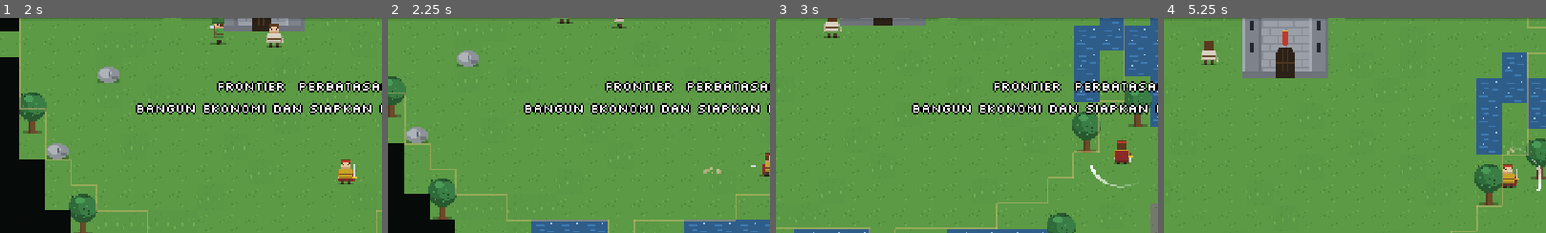
Above: before the commit, frames 1-4 (left to right).
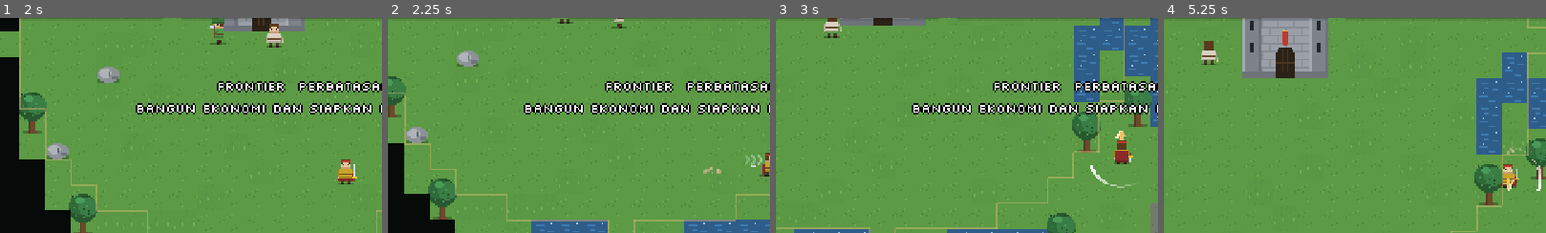
Above: after the commit, the same moments.

Repository: shimleabyte/hold-the-keep
Game: Godot game, scene res://scenes/main.tscn
Two runs of this game, one before a commit and one after it. Both use one fixed random seed, a clock stepped at 60 frames per second and the inputs below.
Inputs (mouse positions are % of the whole screen's width and height, from its top left):
- Up to frame 1 (2 s): tap Enter at 0.5 s; move the mouse to (72, 45) at 0.52 s; hold D (move_right) 0.53-1.28 s; hold F (attack) 0.53-1.28 s; click (72, 45) at 0.67 s; tap Space at 0.77, 1.52 s; move the mouse to (30, 55) at 1.27 s; hold S (move_down) from 1.28 s (still down); tap C (ability_cleave) at 1.35 s; tap F (attack) at 1.55 s
- Up to frame 2 (2.25 s): move the mouse to (60, 28) at 2.02 s; release S (move_down) at 2.03 s; hold D (move_right) from 2.03 s (still down); hold F (attack) from 2.03 s (still down); tap Q (ability_dash) at 2.1 s
- Up to frame 3 (3 s): move the mouse to (45, 70) at 2.77 s; release D (move_right) at 2.78 s; release F (attack) at 2.78 s; hold W (move_up) from 2.78 s (still down); tap V (ability_rally) at 2.85 s; click (45, 70) at 2.92 s
- Up to frame 4 (5.25 s): tap Space at 3.02, 3.77, 4.52 s; tap F (attack) at 3.05, 4.55 s; move the mouse to (80, 65) at 3.52 s; release W (move_up) at 3.53 s; hold F (attack) 3.53-4.28 s; hold A (move_left) 3.53-5.03 s; move the mouse to (20, 35) at 4.27 s; tap E (interact) at 4.35 s; move the mouse to (55, 50) at 5.02 s; hold S (move_down) from 5.03 s (still down); hold Shift (sprint) from 5.03 s (still down); click (55, 50) at 5.17 s
The pictures show only the part of the screen within x 5-55%, y 17-67%; the shares and areas given below are measured in that part.

Frame 1 is identical in both runs. In frame 2, 0.1% of the frame differs, in the area x 93-98%, y 63-69%; in frame 3, less than 0.1%; in frame 4, less than 0.1%.

Commit message:
Phase 08.6: combat anticipation and impact feedback
* Add shared transient combat visual feedback component

* Test combat anticipation impact stagger and ability cue lifetimes

* Integrate directional combat feedback into player rendering

* Integrate anticipation impact and stagger feedback into enemies

* Register combat visual feedback regression

* Document combat visual feedback regression coverage

* Run combat visual feedback regression in both Godot matrices

* Record Phase 08.6 combat visual feedback implementation

* Advance roadmap to Phase 08.6 combat visual feedback

* Record Phase 08.6 combat visual feedback implementation

* Clear cancelled player telegraphs and avoid respawn impact ghosts

* Clear enemy attack telegraphs when stagger interrupts windup

* Clear attack anticipation when player dies and respawns

Diff:
--- /dev/null
+++ b/scripts/entities/combat_visual_feedback.gd
@@ -0,0 +1,147 @@
+extends RefCounted
+## Deterministic, draw-only combat cues shared by the player and enemy actors.
+## Does not apply damage, movement, cooldowns, status effects or gameplay state.
+
+const HIT_DURATION := 0.16
+
+var windup_remaining := 0.0
+var windup_total := 0.0
+var windup_direction := Vector2.DOWN
+var windup_projectile := false
+
+var impact_remaining := 0.0
+var impact_direction := Vector2.ZERO
+var impact_strength := 1.0
+
+var stagger_remaining := 0.0
+var stagger_total := 0.0
+
+var ability_remaining := 0.0
+var ability_total := 0.0
+var ability_kind := ""
+var ability_direction := Vector2.DOWN
+
+
+func begin_windup(direction: Vector2, duration: float, projectile: bool = false) -> void:
+    windup_direction = direction.normalized() if direction.length_squared() > 0.001 else Vector2.DOWN
+    windup_total = maxf(0.06, duration)
+    windup_remaining = windup_total
+    windup_projectile = projectile
+
+
+func end_windup() -> void:
+    windup_remaining = 0.0
+    windup_total = 0.0
+    windup_projectile = false
+
+
+func register_hit(source_position: Vector2, actor_position: Vector2, strength: float = 1.0) -> void:
+    impact_direction = (source_position - actor_position).normalized() if source_position != Vector2.ZERO else Vector2.ZERO
+    impact_strength = clampf(strength, 0.5, 2.5)
+    impact_remaining = HIT_DURATION
+
+
+func register_stagger(duration: float) -> void:
+    stagger_total = maxf(stagger_total, maxf(0.0, duration))
+    stagger_remaining = maxf(stagger_remaining, maxf(0.0, duration))
+
+
+func register_ability(kind: String, direction: Vector2, duration: float = 0.32) -> void:
+    ability_kind = kind
+    ability_direction = direction.normalized() if direction.length_squared() > 0.001 else Vector2.DOWN
+    ability_total = maxf(0.06, duration)
+    ability_remaining = ability_total
+
+
+func advance(delta: float) -> bool:
+    var was_active := is_active()
+    windup_remaining = maxf(0.0, windup_remaining - delta)
+    impact_remaining = maxf(0.0, impact_remaining - delta)
+    stagger_remaining = maxf(0.0, stagger_remaining - delta)
+    ability_remaining = maxf(0.0, ability_remaining - delta)
+    if windup_remaining <= 0.0:
+        windup_total = 0.0
+        windup_projectile = false
+    if stagger_remaining <= 0.0:
+        stagger_total = 0.0
+    if ability_remaining <= 0.0:
+        ability_total = 0.0
+        ability_kind = ""
+    return was_active or is_active()
+
+
+func is_active() -> bool:
+    return windup_remaining > 0.0 or impact_remaining > 0.0 or stagger_remaining > 0.0 or ability_remaining > 0.0
+
+
+func draw(canvas: CanvasItem, frame_height: int, faction_tint: Color = Color.WHITE) -> void:
+    var center := Vector2(0.0, -float(frame_height) * 0.55)
+
+    if windup_remaining > 0.0:
+        var progress := 1.0 - windup_remaining / maxf(0.001, windup_total)
+        var direction := windup_direction
+        var angle := direction.angle()
+        var amber := Color("#f0c36c")
+        var reach := 10.0 + progress * 4.0
+        canvas.draw_line(center + direction * 4.0, center + direction * reach, amber, 1.5)
+        canvas.draw_arc(center, 7.0 + progress * 2.0, angle - 0.38, angle + 0.38, 8, amber, 1.5)
+        if windup_projectile:
+            var tip := center + direction * (reach + 2.0)
+            var wing := direction.rotated(PI * 0.78) * 3.0
+            canvas.draw_line(tip - wing, tip, Color("#fff0c5"), 1.0)
+            canvas.draw_line(tip + wing, tip, Color("#fff0c5"), 1.0)
+        else:
+            canvas.draw_line(center + direction.rotated(-0.55) * 6.0, center + direction * reach, Color("#fff0c5"), 1.0)
+
+    if impact_remaining > 0.0:
+        var progress := 1.0 - impact_remaining / HIT_DURATION
+        var alpha := 1.0 - progress
+        var radius := 3.0 + progress * 7.0
+        var impact_color := Color(1.0, 0.91, 0.69, alpha)
+        canvas.draw_arc(center, radius, 0.0, TAU, 12, impact_color, 1.25)
+        for spoke in 4:
+            var angle := float(spoke) * PI * 0.5
+            var direction := Vector2.RIGHT.rotated(angle)
+            var inner := center + direction * (radius + 1.0)
+            var outer := center + direction * (radius + 2.0 + impact_strength * 1.5)
+            canvas.draw_line(inner, outer, impact_color, 1.0)
+        if impact_direction != Vector2.ZERO:
+            var edge := center + impact_direction * (radius + 2.0)
+            var tangent := impact_direction.rotated(PI * 0.5) * 2.5
+            canvas.draw_line(edge - tangent, edge + impact_direction * 3.0, Color("#cf8256", alpha), 1.5)
+            canvas.draw_line(edge + tangent, edge + impact_direction * 3.0, Color("#cf8256", alpha), 1.5)
+
+    if stagger_remaining > 0.0:
+        var ratio := clampf(stagger_remaining / maxf(0.001, stagger_total), 0.0, 1.0)
+        var alpha := 0.45 + ratio * 0.55
+        var daze_color := Color(0.88, 0.69, 0.43, alpha)
+        var head_y := -float(frame_height) - 3.0
+        canvas.draw_arc(Vector2(0.0, head_y), 6.0, PI * 1.12, PI * 1.88, 8, daze_color, 1.0)
+        for marker in 3:
+            var x := float(marker - 1) * 5.0
+            var y := head_y - 4.0 - (1.0 if marker == 1 else 0.0)
+            canvas.draw_line(Vector2(x - 1.5, y + 1.5), Vector2(x, y - 1.5), daze_color, 1.2)
+            canvas.draw_line(Vector2(x, y - 1.5), Vector2(x + 1.5, y + 1.5), daze_color, 1.2)
+
+    if ability_remaining > 0.0:
+        var progress := 1.0 - ability_remaining / maxf(0.001, ability_total)
+        var alpha := 1.0 - progress
+        match ability_kind:
+            "dash":
+                var direction := ability_direction
+                var side := direction.rotated(PI * 0.5)
+                for trail in 3:
+                    var offset := -direction * (5.0 + float(trail) * 4.0)
+                    var p := center + offset
+                    var tint := Color(0.73, 0.86, 0.78, alpha * (1.0 - float(trail) * 0.2))
+                    canvas.draw_line(p - side * 3.0, p + direction * 3.0, tint, 1.2)
+                    canvas.draw_line(p + direction * 3.0, p + side * 3.0, tint, 1.2)
+            "cleave":
+                var angle := ability_direction.angle()
+                canvas.draw_arc(center, 13.0 + progress * 9.0, angle - 0.95, angle + 0.95,
+                    12, Color(1.0, 0.82, 0.42, alpha), 1.5)
+            "rally":
+                canvas.draw_arc(center, 9.0 + progress * 10.0, 0.0, TAU, 16,
+                    Color(0.79, 0.84, 0.58, alpha), 1.0)
+                canvas.draw_arc(center, 15.0 + progress * 12.0, 0.0, TAU, 16,
+                    Color(faction_tint.r, faction_tint.g, faction_tint.b, alpha * 0.8), 1.0)
--- a/scripts/entities/enemy.gd
+++ b/scripts/entities/enemy.gd
@@ -4,6 +4,7 @@
 
 const SpriteAnim := preload("res://scripts/entities/sprite_anim.gd")
 const FactionVisual := preload("res://scripts/entities/enemy_faction_visual.gd")
+const CombatVisualFeedback := preload("res://scripts/entities/combat_visual_feedback.gd")
 const Corpse := preload("res://scripts/entities/corpse.gd")
 const ENEMY_BOLT := preload("res://scripts/entities/enemy_bolt.gd")
 const ENEMY_TARGETING := preload("res://scripts/systems/enemy_targeting.gd")
@@ -93,6 +94,7 @@
 var flow
 var player
 var anim := SpriteAnim.new()
+var combat_feedback = CombatVisualFeedback.new()
 
 var _offset := Vector2.ZERO
 var _atk_cd := 0.0
@@ -269,6 +271,8 @@
 
 
 func _physics_process(delta: float) -> void:
+    if combat_feedback.advance(delta):
+        queue_redraw()
     _atk_cd = maxf(0.0, _atk_cd - delta)
     _hurt_t = maxf(0.0, _hurt_t - delta)
     support_behavior.advance_timers(delta)
@@ -720,6 +724,7 @@
         Events.fx_burst.emit("dust", position + Vector2(0, -2), -_pounce_dir, 1.3)
     else:
         _pending_t = ATTACK_HIT_DELAY
+    combat_feedback.begin_windup(direction, _pending_t, false)
 
 
 func _begin_ranged_attack(target: Node2D) -> void:
@@ -732,6 +737,7 @@
     if anim.face(target.position - position):
         queue_redraw()
     anim.play("attack", true)
+    combat_feedback.begin_windup(target.position - position, _pending_t, true)
 
 
 func _resolve_pending(delta: float) -> void:
@@ -742,6 +748,7 @@
         return
     var target = _pending
     _pending = null
+    combat_feedback.end_windup()
     if not is_instance_valid(target):
         _pending_is_projectile = false
         return
@@ -764,14 +771,20 @@
     var final_damage := damage
     if target.is_in_group("buildings"):
         final_damage = roundi(float(damage) * structure_damage_mult)
-    target.take_damage(final_damage)
+    if target.has_method("take_damage_from"):
+        target.take_damage_from(final_damage, global_position)
+    else:
+        target.take_damage(final_damage)
 
 
 func apply_stagger(duration: float) -> void:
-    _stagger_t = maxf(_stagger_t, duration * (1.0 - stagger_resistance))
+    var effective_duration := duration * (1.0 - stagger_resistance)
+    _stagger_t = maxf(_stagger_t, effective_duration)
+    combat_feedback.register_stagger(effective_duration)
     _pending = null
     _pending_is_projectile = false
     _pending_t = 0.0
+    combat_feedback.end_windup()
     _pounce_windup_t = 0.0
     _pounce_t = 0.0
     if archetype == "shieldbearer":
@@ -935,6 +948,7 @@
     else:
         Events.fx_burst.emit("impact", position + Vector2(0, -_fh * 0.4), Vector2.ZERO, 2.0 if is_boss else 1.0)
     modulate = Color(1.8, 1.8, 1.8)
+    combat_feedback.register_hit(source_position, global_position, 2.0 if is_boss else 1.0)
     create_tween().tween_property(self, "modulate", _faction_tint, 0.12)
     queue_redraw()
     if hp <= 0:
@@ -975,6 +989,7 @@
 func _draw() -> void:
     anim.draw(self, _tex, _fw, _fh)
     FactionVisual.draw_identity(self, faction_visual, archetype)
+    combat_feedback.draw(self, _fh, _faction_tint)
     if is_supply_raider or is_faction_raider:
         draw_rect(Rect2(-3, -_fh - 8, 6, 3), Color("#f2b45f"))
         draw_line(Vector2(0, -_fh - 8), Vector2(0, -_fh - 12), Color("#f2b45f"), 1.0)
--- a/scripts/entities/player.gd
+++ b/scripts/entities/player.gd
@@ -4,6 +4,7 @@
 ## jatuh di frame benturan (bukan saat tombol ditekan).
 
 const SpriteAnim := preload("res://scripts/entities/sprite_anim.gd")
+const CombatVisualFeedback := preload("res://scripts/entities/combat_visual_feedback.gd")
 const SPRITE := preload("res://assets/sprites/player.svg")
 const FW := 20
 const FH := 20
@@ -39,6 +40,7 @@
 var hp := MAX_HP
 var spawn_pos := Vector2.ZERO
 var anim := SpriteAnim.new()
+var combat_feedback = CombatVisualFeedback.new()
 
 var _cooldown := 0.0
 var _atk_cd := 0.0
@@ -122,6 +124,8 @@
 
 
 func _physics_process(delta: float) -> void:
+    if combat_feedback.advance(delta):
+        queue_redraw()
     _cooldown = maxf(0.0, _cooldown - delta)
     _atk_cd = maxf(0.0, _atk_cd - delta)
     _dash_cd = maxf(0.0, _dash_cd - delta)
@@ -255,6 +259,7 @@
         anim.face(foe.global_position - global_position)
     anim.play("attack", true)
     _pending_attack = HIT_DELAY
+    combat_feedback.begin_windup(facing, HIT_DELAY, false)
     _swing = SWING_TIME
     Events.player_attacked.emit()
     queue_redraw()
@@ -262,6 +267,7 @@
 
 ## Dipanggil di frame benturan: kena semua musuh dalam jangkauan.
 func _apply_attack() -> void:
+    combat_feedback.end_windup()
     var origin := global_position + Vector2(0, -6)
     for e in get_tree().get_nodes_in_group("enemies"):
         var n := e as Node2D
@@ -306,8 +312,10 @@
         _dash_dir = Vector2.DOWN
     _dash_cd = DASH_COOLDOWN
     _dash_t = DASH_DURATION
+    combat_feedback.register_ability("dash", _dash_dir, DASH_DURATION + 0.08)
     _invuln = maxf(_invuln, DASH_DURATION + 0.12)
     _pending_attack = -1.0
+    combat_feedback.end_windup()
     _pending_harvest = null
     facing = _dash_dir
     anim.face(_dash_dir)
@@ -342,6 +350,7 @@
     _cleave_cd = CLEAVE_COOLDOWN
     _cleave_pending = 0.22
     _cleave_t = 0.42
+    combat_feedback.register_ability("cleave", facing, _cleave_t)
     _pending_attack = -1.0
     anim.play("attack", true)
     Events.player_attacked.emit()
@@ -375,6 +384,7 @@
         return false
     _rally_cd = RALLY_COOLDOWN
     _rally_t = 8.0
+    combat_feedback.register_ability("rally", Vector2.ZERO, 0.35)
     var affected := 0
     for defender in get_tree().get_nodes_in_group("defenders"):
         if not is_instance_valid(defender):
@@ -444,10 +454,16 @@
 
 
 func take_damage(amount: int) -> void:
+    take_damage_from(amount, Vector2.ZERO)
+
+
+func take_damage_from(amount: int, source_position: Vector2) -> void:
     if _invuln > 0.0 or hp <= 0:
         return
     hp -= amount
     _since_hit = 0.0
+    if hp > 0:
+        combat_feedback.register_hit(source_position, global_position, 1.0)
     Events.fx_burst.emit("hurt", global_position + Vector2(0, -8), Vector2.ZERO, 1.0)
     Events.screen_shake.emit(1.0, 0.1)
     _hurt_t = HURT_TIME
@@ -464,6 +480,7 @@
     velocity = Vector2.ZERO
     _invuln = RESPAWN_INVULN
     _pending_attack = -1.0
+    combat_feedback.end_windup()
     _pending_harvest = null
     _cleave_pending = -1.0
     _dash_t = 0.0
@@ -527,6 +544,7 @@
 
 func _draw() -> void:
     anim.draw(self, SPRITE, FW, FH)
+    combat_feedback.draw(self, FH, Color("#c8caa0"))
     if _swing > 0.0:
         _draw_slash()
     if _cleave_t > 0.0:
--- /dev/null
+++ b/tests/combat_visual_feedback.gd
@@ -0,0 +1,68 @@
+extends SceneTree
+## Phase 08.6 regression: combat visual cues are deterministic, transient and behavior-neutral.
+
+const CombatVisualFeedback := preload("res://scripts/entities/combat_visual_feedback.gd")
+
+
+func _initialize() -> void:
+    var feedback := CombatVisualFeedback.new()
+
+    feedback.begin_windup(Vector2.RIGHT, 0.2, false)
+    assert(feedback.is_active() and feedback.windup_direction == Vector2.RIGHT,
+        "Melee anticipation must expose a stable facing direction")
+    assert(not feedback.windup_projectile,
+        "Melee anticipation must not use the projectile cue")
+    assert(feedback.advance(0.1) and is_equal_approx(feedback.windup_remaining, 0.1),
+        "Windup should decay by simulation delta")
+    feedback.end_windup()
+    assert(feedback.windup_remaining == 0.0 and not feedback.windup_projectile,
+        "Resolved or cancelled attacks must clear anticipation")
+    feedback.begin_windup(Vector2.UP, 0.14, true)
+    assert(feedback.windup_projectile,
+        "Ranged anticipation must expose the projectile cue")
+    feedback.end_windup()
+
+    feedback.register_hit(Vector2(-10.0, 0.0), Vector2.ZERO, 1.8)
+    assert(feedback.impact_remaining > 0.0
+        and feedback.impact_direction == Vector2.LEFT
+        and is_equal_approx(feedback.impact_strength, 1.8),
+        "Impact feedback must retain source direction and bounded strength")
+    feedback.advance(0.08)
+    assert(feedback.impact_remaining > 0.0,
+        "Impact burst must remain visible briefly after a hit")
+    feedback.advance(0.2)
+    assert(feedback.impact_remaining == 0.0,
+        "Impact burst must expire without a persistent actor state")
+
+    feedback.register_stagger(0.5)
+    feedback.advance(0.1)
+    assert(is_equal_approx(feedback.stagger_remaining, 0.4),
+        "Stagger marker must track the same transient duration without modifying gameplay timers")
+    feedback.register_stagger(0.2)
+    assert(is_equal_approx(feedback.stagger_remaining, 0.4),
+        "Short repeated stagger cues must not shorten the current feedback window")
+    feedback.advance(1.0)
+    assert(feedback.stagger_remaining == 0.0,
+        "Stagger marks must clear after the control cue expires")
+
+    feedback.register_ability("dash", Vector2.RIGHT, 0.22)
+    assert(feedback.ability_kind == "dash" and feedback.is_active(),
+        "Dash must resolve to its directional trail cue")
+    feedback.register_ability("cleave", Vector2.DOWN, 0.42)
+    assert(feedback.ability_kind == "cleave",
+        "Cleave must resolve to its distinct arc cue")
+    feedback.register_ability("rally", Vector2.ZERO, 0.35)
+    assert(feedback.ability_kind == "rally",
+        "Rally must resolve to its distinct radial cue")
+    feedback.advance(0.5)
+    assert(not feedback.is_active() and feedback.ability_kind.is_empty(),
+        "All feedback must expire deterministically")
+
+    var player_script := load("res://scripts/entities/player.gd") as GDScript
+    var enemy_script := load("res://scripts/entities/enemy.gd") as GDScript
+    assert(player_script != null and player_script.can_instantiate(),
+        "Player must compile with combat feedback integration")
+    assert(enemy_script != null and enemy_script.can_instantiate(),
+        "Enemy must compile with combat feedback integration")
+    print("PASS: melee/ranged anticipation, directional impact, stagger and dash/cleave/rally visual lifetimes")
+    quit(0)
Not shown, changed: CONTEXT.md
Not shown, changed: ROADMAP_NEXT_LEVEL.md
Not shown, changed: docs/plans/phase-08-plan.md
Not shown, changed: tools/run_tests.sh
